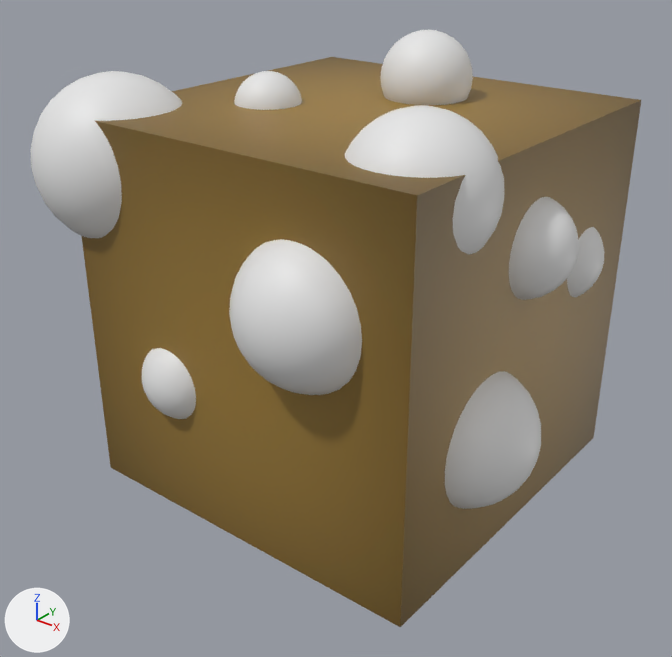
Two versions of the glTF model res/cheese.gltf, one commit apart.
Both versions are drawn from a 50 mm camera at (2.75, -3.65, 2.01) aimed at (-0.08, -0.11, -0.18). The lights are fixed; the arrows at lower left show +X, +Y and +Z. Where no turn or scale is listed for an object, it has been applied to the vertices. Vertices at the same position are counted once.

Before the edit, the objects in view are built like this:
```python
ob_cube = bpy.data.objects.new('Cube', me_cube_001)
ob_cube.location = (0.0, 0.0, 0.0)
ob_sphere_002 = bpy.data.objects.new('Sphere.002', me_sphere_002)
ob_sphere_002.location = (0.853, 0.531, 0.268)
ob_sphere_003 = bpy.data.objects.new('Sphere.003', me_sphere_003)
ob_sphere_003.location = (0.1, 0.4, 1.091)
ob_sphere_005 = bpy.data.objects.new('Sphere.005', me_sphere_005)
ob_sphere_005.location = (0.903, -0.365, -0.334)
ob_sphere_006 = bpy.data.objects.new('Sphere.006', me_sphere_006)
ob_sphere_006.location = (0.941, -0.032, 0.51)
ob_sphere_007 = bpy.data.objects.new('Sphere.007', me_sphere_007)
ob_sphere_007.location = (0.716, -0.557, 0.847)
ob_sphere_008 = bpy.data.objects.new('Sphere.008', me_sphere_008)
ob_sphere_008.location = (-0.431, -0.21, 0.978)
ob_sphere_012 = bpy.data.objects.new('Sphere.012', me_sphere_012)
ob_sphere_012.location = (-0.976, -0.73, 0.724)
ob_sphere_013 = bpy.data.objects.new('Sphere.013', me_sphere_013)
ob_sphere_013.location = (-0.428, -0.883, -0.259)
# also in view: 'Sphere.014' at (0.42, -0.88, 0.35)
```
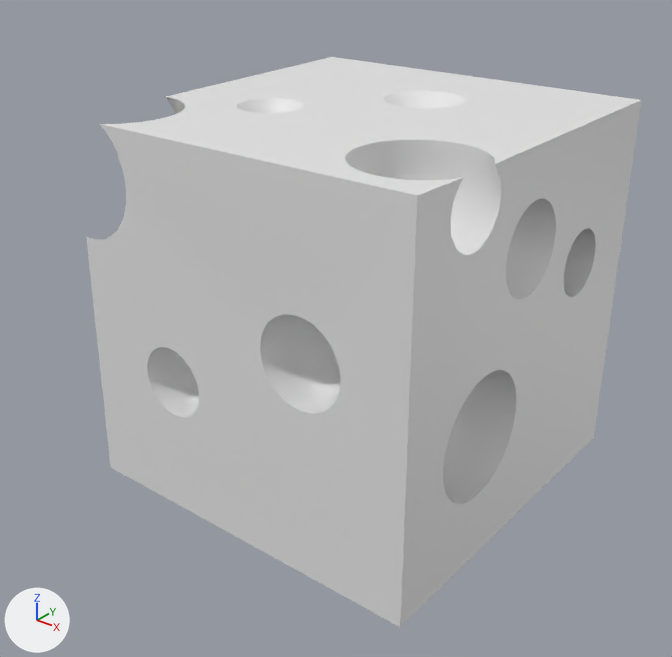
Commit message: cheese fix

What differs and where, as boxes (x1, y1, x2, y2) in the pictures (672 x 657 px):
'Cube', reshaped
    before: (81, 57, 641, 627)
    after: (86, 57, 641, 627)
'Sphere.014', deleted
    before: (229, 239, 362, 395)
'Sphere.012', deleted
    before: (31, 71, 182, 238)
'Sphere.007', deleted
    before: (345, 105, 505, 254)
'Sphere.005', deleted
    before: (445, 371, 541, 509)
'Sphere.003', deleted
    before: (380, 30, 473, 105)
'Sphere.006', deleted
    before: (509, 197, 579, 300)
'Sphere.013', deleted
    before: (142, 348, 196, 419)
'Sphere.008', deleted
    before: (234, 71, 302, 110)
'Sphere.002', deleted
    before: (567, 227, 604, 297)
part 1 of me_cube_001, added
    after: (86, 57, 641, 627)
part 2 of me_cube_001, deleted (brown)
    before: (81, 57, 640, 627)

The change in detail:
me_cube_001 is used by ob_cube; location (0.0, 0.0, 0.0).
me_cube_001 had 8 vertices, 12 faces and spanned x -1.0..1.0, y -1.0..1.0, z -1.0..1.0.
me_cube_001 no longer uses material mat_material (picture img_cheese).
me_cube_001 now has 6564 vertices, 13124 faces and spans x -1.0..1.0, y -1.0..1.0, z -1.0..1.0.
me_cube_001 part 1: 6557 vertices added at x -0.98..0.98, y -0.98..0.98, z -0.98..0.98.
me_cube_001 part 2: 1 vertex removed from x -1.0, y -1.0, z 1.0.
Object 'Sphere.002' (ob_sphere_002) is deleted.
Object 'Sphere.003' (ob_sphere_003) is deleted.
Object 'Sphere.005' (ob_sphere_005) is deleted.
Object 'Sphere.006' (ob_sphere_006) is deleted.
Object 'Sphere.007' (ob_sphere_007) is deleted.
Object 'Sphere.008' (ob_sphere_008) is deleted.
Object 'Sphere.012' (ob_sphere_012) is deleted.
Object 'Sphere.013' (ob_sphere_013) is deleted.
Object 'Sphere.014' (ob_sphere_014) is deleted.
